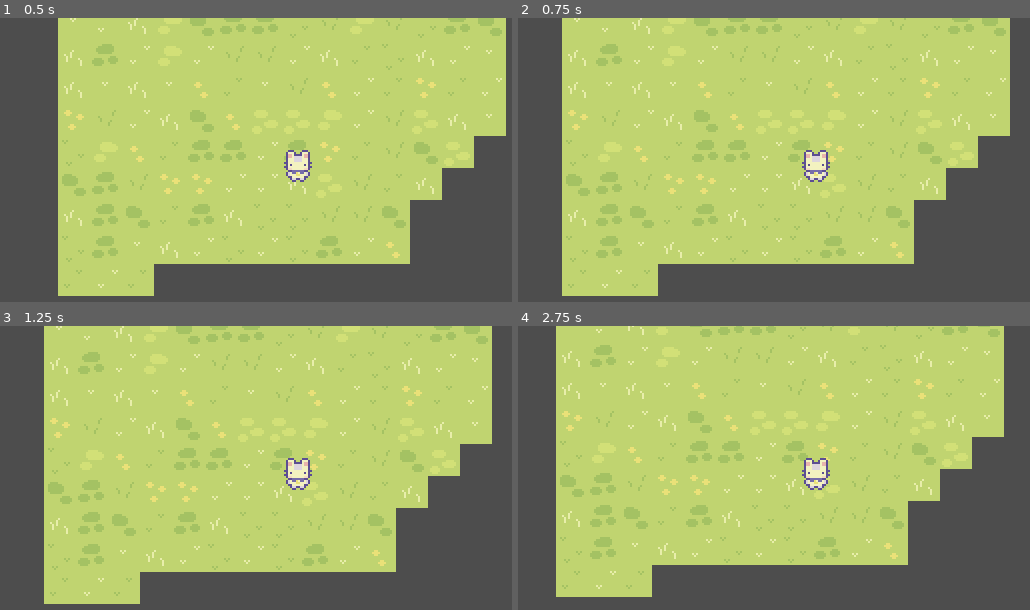
Above: before the commit, frames 1-4 (two rows, left to right).
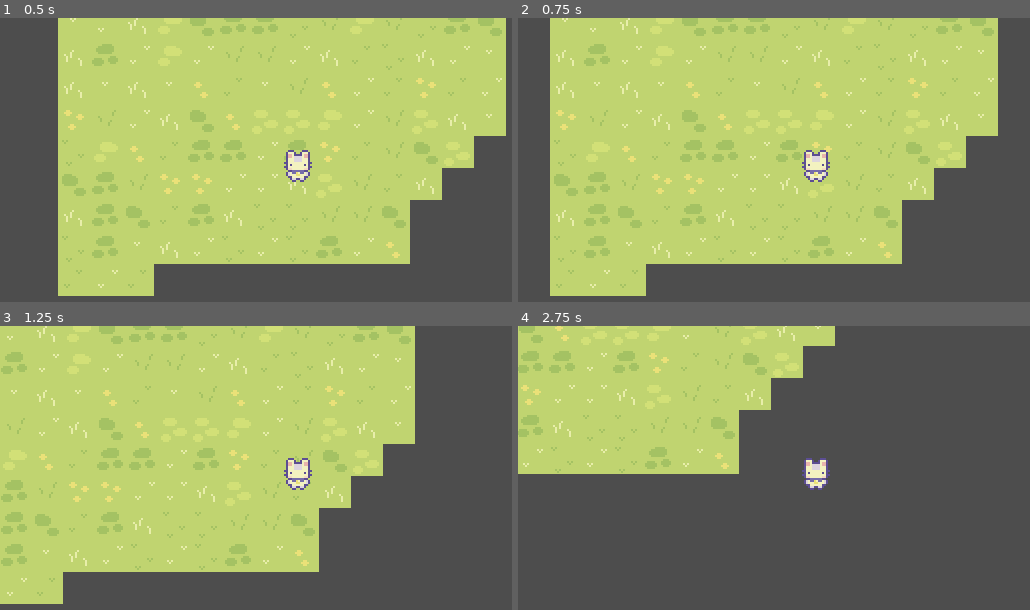
Above: after the commit, the same moments.

Repository: iamsoydev/cjs2026
Game: Godot game, scene res://src/game/game.tscn
Two runs of this game, one before a commit and one after it. Both use one fixed random seed, a clock stepped at 60 frames per second and the inputs below.
Inputs:
- Up to frame 1 (0.5 s): no input
- Up to frame 2 (0.75 s): tap Enter at 0.5 s; hold D (walk_right) from 0.53 s (still down)
- Up to frame 3 (1.25 s): keep holding D (walk_right)
- Up to frame 4 (2.75 s): release D (walk_right) at 1.28 s; hold S (walk_down) 1.28-2.03 s; hold D (walk_right) from 2.03 s (still down)

Frame 1 is identical in both runs. In frame 2, 13% of the frame differs, in the area x 6-97%, y 0-98%; in frame 3, 31%; in frame 4, 54%, in the area x 0-95%, y 0-96%.

Commit message:
Completed basic player movement

Diff:
--- a/project.godot
+++ b/project.godot
@@ -57,6 +57,12 @@
 ]
 }
 
+[layer_names]
+
+2d_physics/layer_1="world"
+2d_physics/layer_2="environment"
+2d_physics/layer_3="interaction"
+
 [physics]
 
 3d/physics_engine="Jolt Physics"
--- a/src/player/player.gd
+++ b/src/player/player.gd
@@ -1,13 +1,19 @@
-extends Node2D
+extends CharacterBody2D
 
 @onready var animation_player: AnimationPlayer = $Sprite2D/AnimationPlayer
 @onready var ray_cast_2d: RayCast2D = $RayCast2D
 
+var movement_dir := Vector2.ZERO
+
+func _physics_process(delta: float) -> void:
+		velocity = movement_dir * 65
+		move_and_slide()
+
+
 func _unhandled_input(event: InputEvent) -> void:
-	var dir := Input.get_vector("walk_left","walk_right","walk_up","walk_down")
+	movement_dir = Input.get_vector("walk_left","walk_right","walk_up","walk_down")
 	#TODO: Figure out how to adjust this. Need to look at a previous project
-	position += dir *3.4
-	match(dir):
+	match(movement_dir):
 		Vector2.DOWN:
 			ray_cast_2d.rotation = deg_to_rad(0)
 		Vector2.UP:
--- a/src/player/player.tscn
+++ b/src/player/player.tscn
@@ -2,6 +2,9 @@
 
 [ext_resource type="Texture2D" uid="uid://cp7eql4s5xvgk" path="res://assets/img/Characters/Basic Charakter Spritesheet.png" id="1_4anbu"]
 [ext_resource type="Script" uid="uid://bjo8ujbkj45by" path="res://src/player/player.gd" id="1_rxibo"]
+
+[sub_resource type="CircleShape2D" id="CircleShape2D_jt8b1"]
+radius = 5.0
 
 [sub_resource type="Animation" id="Animation_rxibo"]
 length = 0.001
@@ -103,8 +106,12 @@
 &"walk_up": SubResource("Animation_8ydov")
 }
 
-[node name="Player" type="Node2D" unique_id=45565635]
+[node name="Player" type="CharacterBody2D" unique_id=876919320]
 script = ExtResource("1_rxibo")
+
+[node name="CollisionShape2D" type="CollisionShape2D" parent="." unique_id=359222699]
+position = Vector2(24, 27)
+shape = SubResource("CircleShape2D_jt8b1")
 
 [node name="Sprite2D" type="Sprite2D" parent="." unique_id=1805904449]
 texture = ExtResource("1_4anbu")
@@ -118,3 +125,7 @@
 [node name="RayCast2D" type="RayCast2D" parent="." unique_id=360982725]
 position = Vector2(24, 27)
 target_position = Vector2(0, 17)
+collision_mask = 4
+hit_from_inside = true
+collide_with_areas = true
+collide_with_bodies = false
